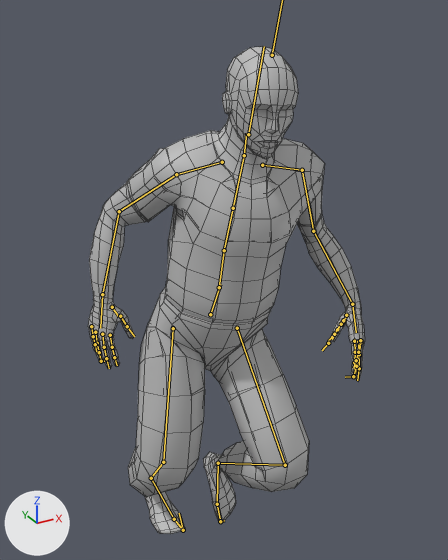
Before and after pictures for a commit that changed the FBX model Fall Safe/Assets/Character/goodFrontfall_animation.fbx.
Camera for both pictures: a 50 mm lens placed at (-0.00749, -0.01753, 0.01714), pointed at (0.00077, -0.00253, 0.00964). The axes (+X, +Y, +Z) are drawn at lower left. The lights are the same throughout. Both versions are drawn at frame 25 of the action 'Take 001'; the numbers are the values there. The bones that bend it are drawn over the model as lines. Mesh edges are drawn as thin lines.

The first picture shows 'Character'.
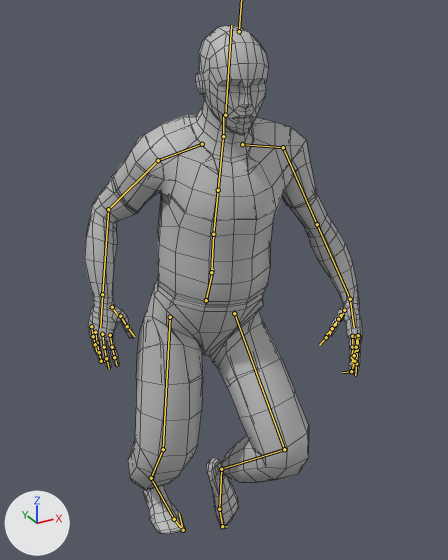
Where the change shows, as pixel boxes [x1, y1, x2, y2] in the pictures (448 x 560 px):
'Character', posed: before [88, 46, 365, 534]; after [85, 25, 362, 534]
bone 'mixamorig:Hips', root to tip: before (210, 314) to (220, 284); after (206, 300) to (213, 269)
bone 'mixamorig:LeftUpLeg', root to tip: before (237, 328) to (285, 465); after (234, 313) to (284, 449)
bone 'mixamorig:LeftLeg', root to tip: before (285, 465) to (218, 463); after (284, 449) to (221, 469)
bone 'mixamorig:LeftFoot', root to tip: before (218, 463) to (217, 504); after (221, 469) to (219, 509)
bone 'mixamorig:RightUpLeg', root to tip: before (173, 328) to (163, 462); after (170, 317) to (163, 449)
bone 'mixamorig:RightLeg', root to tip: before (163, 462) to (151, 478); after (163, 449) to (151, 478)
bone 'mixamorig:LeftArm', root to tip: before (302, 170) to (313, 231); after (283, 147) to (317, 224)
bone 'mixamorig:LeftForeArm', root to tip: before (313, 231) to (352, 304); after (317, 224) to (350, 299)
bone 'mixamorig:LeftHand', root to tip: before (352, 304) to (356, 332); after (350, 299) to (354, 327)
bone 'mixamorig:RightArm', root to tip: before (176, 174) to (119, 211); after (158, 160) to (108, 209)

The change, as a list of edits to the scene's bpy script:
```text
Change bone_mixamorig_hips:
    where bone_mixamorig_hips = bpy.data.objects['JNTs'].pose.bones['mixamorig:Hips']
    bone_mixamorig_hips.location: (0.016, -0.142, 0.266) -> (0.016, -0.107, 0.239)
    bone_mixamorig_hips.rotation_quaternion: (0.984, 0.139, -0.073, -0.086) -> (0.99, 0.107, -0.071, -0.055)  # degrees (17, -7, -11) -> degrees (13, -7, -7)
Change bone_mixamorig_leftupleg:
    where bone_mixamorig_leftupleg = bpy.data.objects['JNTs'].pose.bones['mixamorig:LeftUpLeg']  # child of 'mixamorig:Hips'
    bone_mixamorig_leftupleg.rotation_quaternion: (0.816, 0.31, 0.387, 0.297) -> (0.829, 0.303, 0.388, 0.264)  # degrees (55, 27, 54) -> degrees (54, 29, 50)
Change bone_mixamorig_leftleg:
    where bone_mixamorig_leftleg = bpy.data.objects['JNTs'].pose.bones['mixamorig:LeftLeg']  # child of 'mixamorig:LeftUpLeg'
    bone_mixamorig_leftleg.rotation_quaternion: (0.722, -0.144, 0.132, -0.664) -> (0.773, -0.138, 0.109, -0.609)  # degrees (-23, 0, -85) -> degrees (-20, 0, -76)
Change bone_mixamorig_leftfoot:
    where bone_mixamorig_leftfoot = bpy.data.objects['JNTs'].pose.bones['mixamorig:LeftFoot']  # child of 'mixamorig:LeftLeg'
    bone_mixamorig_leftfoot.rotation_quaternion: (0.74, -0.012, -0.273, 0.614) -> (0.763, -0.089, -0.323, 0.553)  # degrees (-23, -23, 84) -> degrees (-33, -23, 79)
Change bone_mixamorig_rightupleg:
    where bone_mixamorig_rightupleg = bpy.data.objects['JNTs'].pose.bones['mixamorig:RightUpLeg']  # child of 'mixamorig:Hips'
    bone_mixamorig_rightupleg.rotation_quaternion: (0.814, 0.211, -0.538, -0.062) -> (0.815, 0.168, -0.551, -0.064)  # degrees (51, -58, -38) -> degrees (46, -61, -37)
Change bone_mixamorig_rightleg:
    where bone_mixamorig_rightleg = bpy.data.objects['JNTs'].pose.bones['mixamorig:RightLeg']  # child of 'mixamorig:RightUpLeg'
    bone_mixamorig_rightleg.rotation_quaternion: (0.917, -0.06, -0.026, 0.393) -> (0.937, -0.053, -0.02, 0.345)  # degrees (-7, 0, 46) -> degrees (-7, 0, 40)
Change bone_mixamorig_rightfoot:
    where bone_mixamorig_rightfoot = bpy.data.objects['JNTs'].pose.bones['mixamorig:RightFoot']  # child of 'mixamorig:RightLeg'
    bone_mixamorig_rightfoot.rotation_quaternion: (0.811, 0.245, 0.02, -0.531) -> (0.821, 0.22, 0.058, -0.524)  # degrees (23, 17, -63) -> degrees (19, 19, -62)
Change bone_mixamorig_leftarm:
    where bone_mixamorig_leftarm = bpy.data.objects['JNTs'].pose.bones['mixamorig:LeftArm']  # child of 'mixamorig:LeftShoulder'
    bone_mixamorig_leftarm.rotation_quaternion: (0.945, 0.315, 0.061, -0.057) -> (0.931, 0.31, -0.009, 0.195)  # degrees (37, 9, -4) -> degrees (35, -8, 21)
Change bone_mixamorig_leftforearm:
    where bone_mixamorig_leftforearm = bpy.data.objects['JNTs'].pose.bones['mixamorig:LeftForeArm']  # child of 'mixamorig:LeftArm'
    bone_mixamorig_leftforearm.rotation_quaternion: (0.976, 0.0, 0.0, 0.218) -> (0.965, 0.0, 0.0, -0.262)  # degrees (0, 0, 25) -> degrees (0, 0, -30)
Change bone_mixamorig_lefthand:
    where bone_mixamorig_lefthand = bpy.data.objects['JNTs'].pose.bones['mixamorig:LeftHand']  # child of 'mixamorig:LeftForeArm'
    bone_mixamorig_lefthand.rotation_quaternion: (0.987, 0.082, 0.13, 0.041) -> (0.958, 0.035, 0.175, 0.226)  # degrees (10, 15, 6) -> degrees (9, 19, 28)
Change bone_mixamorig_rightarm:
    where bone_mixamorig_rightarm = bpy.data.objects['JNTs'].pose.bones['mixamorig:RightArm']  # child of 'mixamorig:RightShoulder'
    bone_mixamorig_rightarm.rotation_quaternion: (0.894, 0.146, -0.376, 0.194) -> (0.902, 0.153, -0.37, 0.159)  # degrees (10, -47, 20) -> degrees (13, -46, 14)
Change bone_mixamorig_righthand:
    where bone_mixamorig_righthand = bpy.data.objects['JNTs'].pose.bones['mixamorig:RightHand']  # child of 'mixamorig:RightForeArm'
    bone_mixamorig_righthand.rotation_quaternion: (0.997, -0.038, -0.051, 0.034) -> (0.992, -0.029, -0.051, 0.115)  # degrees (-5, -6, 4) -> degrees (-4, -5, 13)
```
